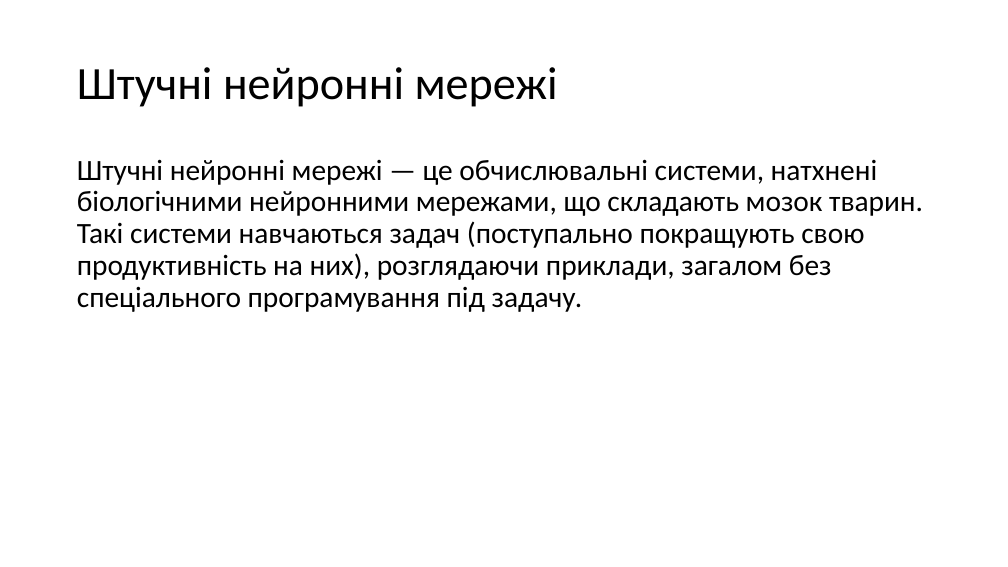
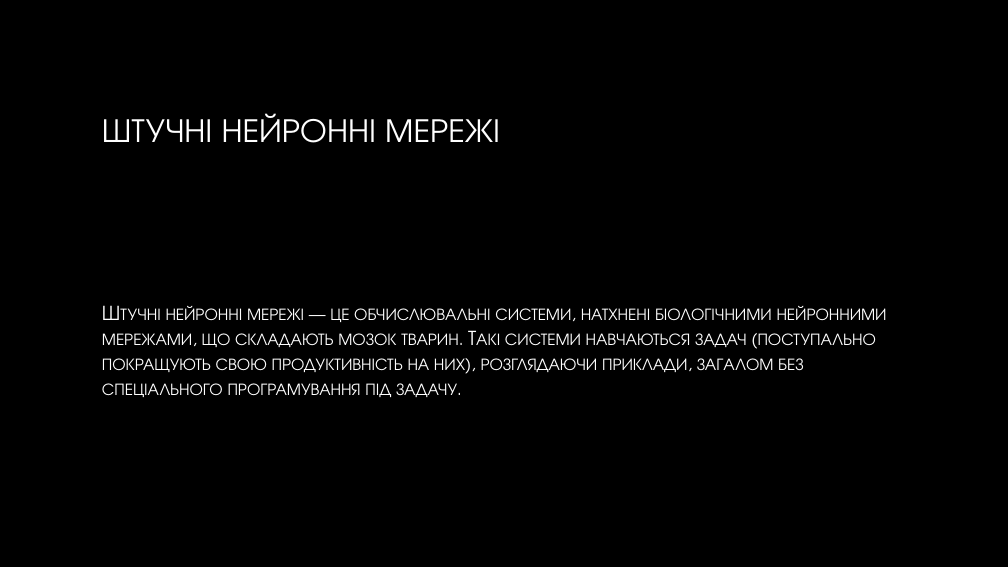
Before and after one commit to NazarkoNaN/Learning2021-2022, a slide deck: slide 11 of ОШІ/Сучасний стан та перспективи штучного інтелекту.pptx. Drawn at 1008x567 pixels with LibreOffice and Linux fonts; fonts in the diff are those of the drawing; background and template pictures are left out. Boxes give left, top, right and bottom in pixels: in the first picture for what was removed or moved away, otherwise in the second. Text is boxed around its words. In the diff, an @@ line names an element or a change of style, - is before the commit and + after.

```diff
--- a/ОШІ/Сучасний стан та перспективи штучного інтелекту.pptx
+++ b/ОШІ/Сучасний стан та перспективи штучного інтелекту.pptx
@@ background #FFFFFF to picture (left out) @@
@@ title at box(102, 113, 500, 143): text changed; size 44 to 32 pt; font Calibri to TeX Gyre Adventor; text colour #000000 to gradient #FFFFFF to #A6A6A6 @@
-Штучні нейронні мережі
+ШТУЧНІ НЕЙРОННІ МЕРЕЖІ
@@ text "Штучні нейронні мережі — це ...": place and size @@
-text "Штучні нейронні мережі — це ..." at box(77, 159, 923, 312)
+text "Штучні нейронні мережі — це ..." at box(102, 306, 887, 397)
@@ text "Штучні нейронні мережі — це ..." at box(102, 306, 887, 397): size 28 to 20 pt, font Calibri to TeX Gyre Adventor, text colour #000000 to gradient #FFFFFF to #BFBFBF, small capitals on; line spacing 0.9 to 1; vertical alignment top to middle @@
```
Also in this commit, not shown: 14 other slides changed, 11 other files.
